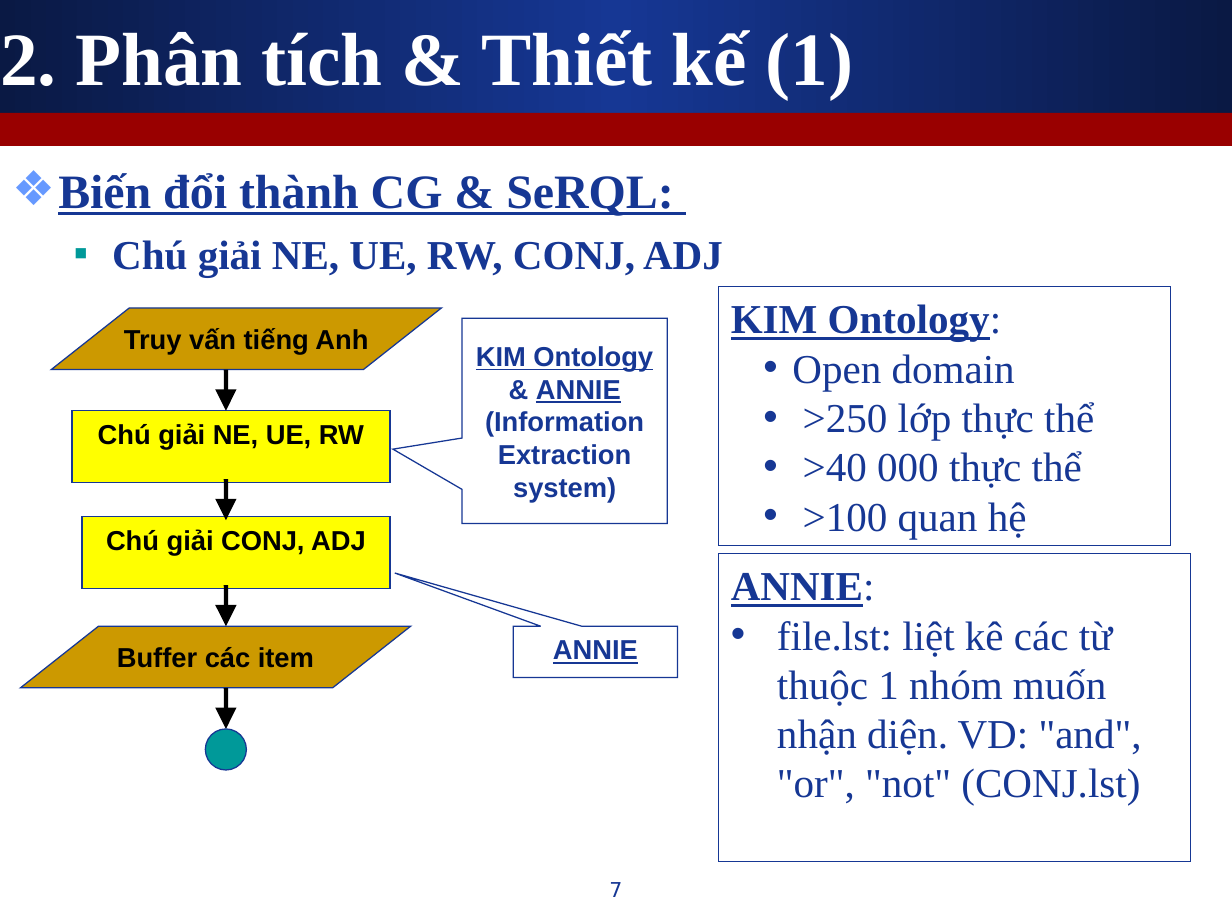
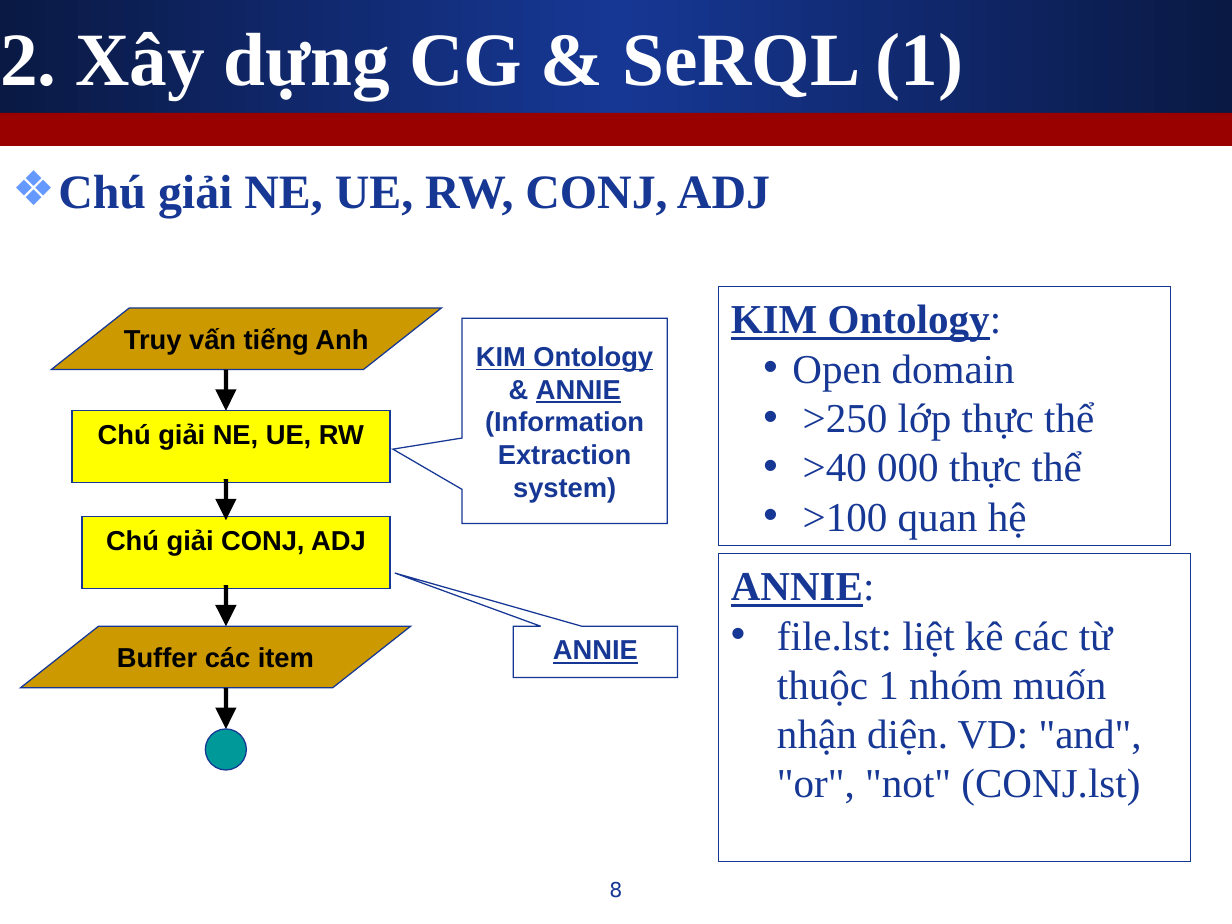
Before and after one commit to leaderwing/kt-kimres, a slide deck: slide 8 of note/[K][Thesis] Presentation.ppt (slide 7 before the commit). Drawn at 1232x924 pixels with LibreOffice and Linux fonts; fonts in the diff are those of the drawing. Boxes give left, top, right and bottom in pixels: in the first picture for what was removed or moved away, otherwise in the second. Text is boxed around its words. In the diff, an @@ line names an element or a change of style, - is before the commit and + after.

```diff
--- a/note/[K][Thesis] Presentation.ppt
+++ b/note/[K][Thesis] Presentation.ppt
@@ title at [0, 32, 963, 99]: text changed @@
-2. Phân tích & Thiết kế (1)
+2. Xây dựng CG & SeRQL (1)
@@ text "Chú giải NE, UE, RW, ..." at [58, 174, 770, 218]: size 24 to 28 pt; bullet ▪ to ❖; list level 2 to 1 in "Chú giải NE, UE, RW, ..."; bullet colour #009999 to #6699FF @@
@@ text at [58, 173, 673, 216]: paragraph removed @@
-❖ Biến đổi thành CG & SeRQL:
@@ page number at [609, 881, 622, 898]: text changed @@
-7
+8
```
Also in this commit, not shown: 13 other slides changed, 2 slides added, 2 slides removed.
